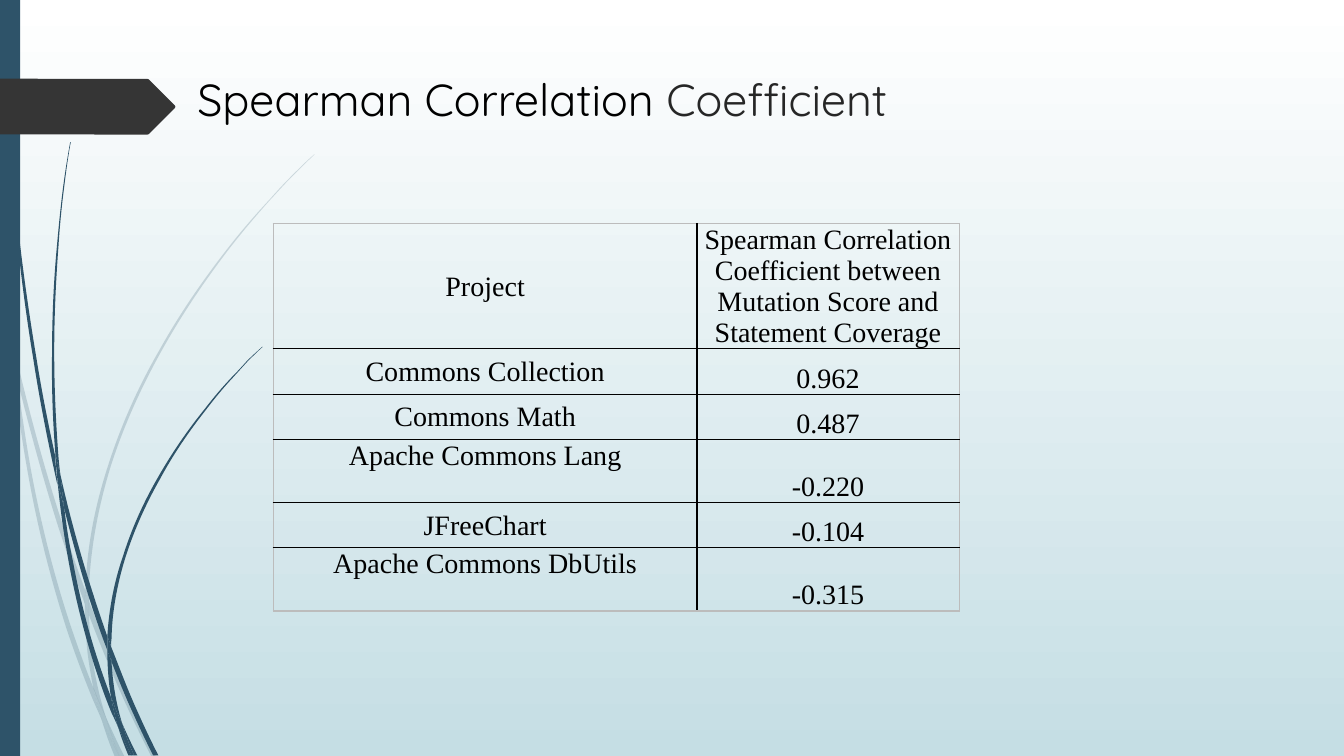
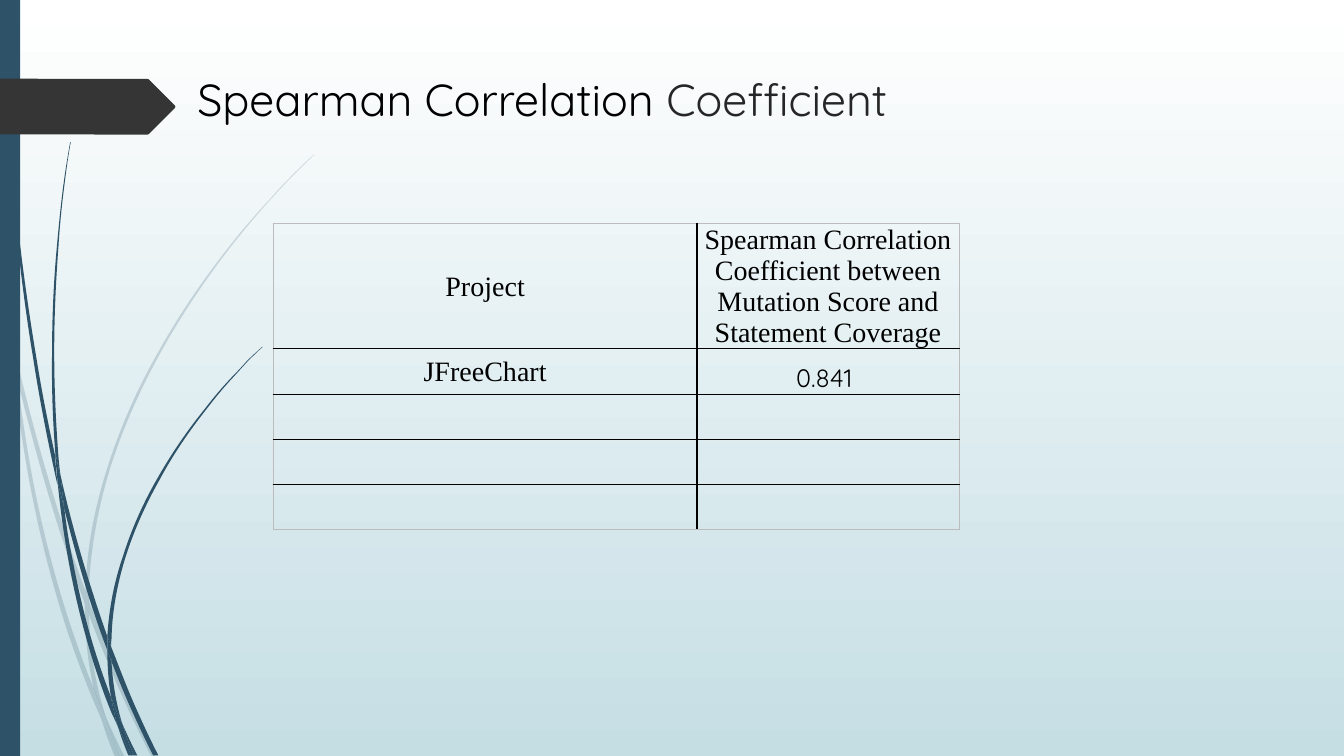
Before and after one commit to Shivamnautiyal20/SOEN6611_Project_Group_C, a slide deck: slide 8 of Documents/TeamC-Project presentation-SOEN 6611 .pptx. Drawn at 1344x756 pixels with LibreOffice and Linux fonts; fonts in the diff are those of the drawing. Boxes give left, top, right and bottom in pixels: in the first picture for what was removed or moved away, otherwise in the second. Text is boxed around its words. In the diff, an @@ line names an element or a change of style, - is before the commit and + after.

Commit message:
Updated ppt with JFree chart data

```diff
--- a/Documents/TeamC-Project presentation-SOEN 6611 .pptx
+++ b/Documents/TeamC-Project presentation-SOEN 6611 .pptx
@@ table at [273,224,959,540] @@
-row 2: Commons Collection | 0.962
-row 3: Commons Math | 0.487
-row 4: Apache Commons Lang | -0.220
-row 5: JFreeChart | -0.104
-row 6: Apache Commons DbUtils | -0.315
+row 2: JFreeChart | 0.841
+row 3:  | 
+row 4:  | 
+row 5:  | 
```
Also in this commit, not shown: 2 other slides changed, 6 slides added, 2 slides removed, 3 other files.
